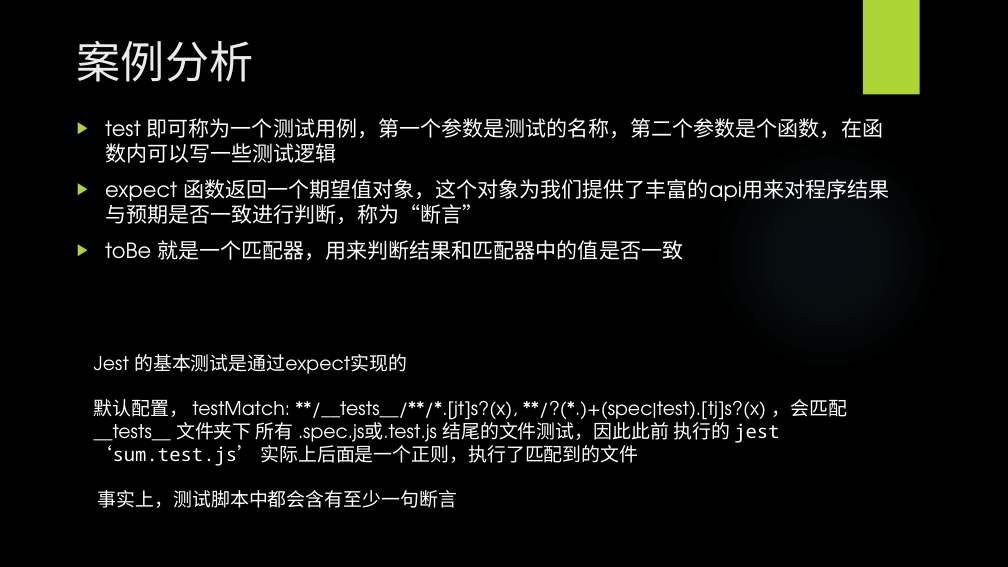
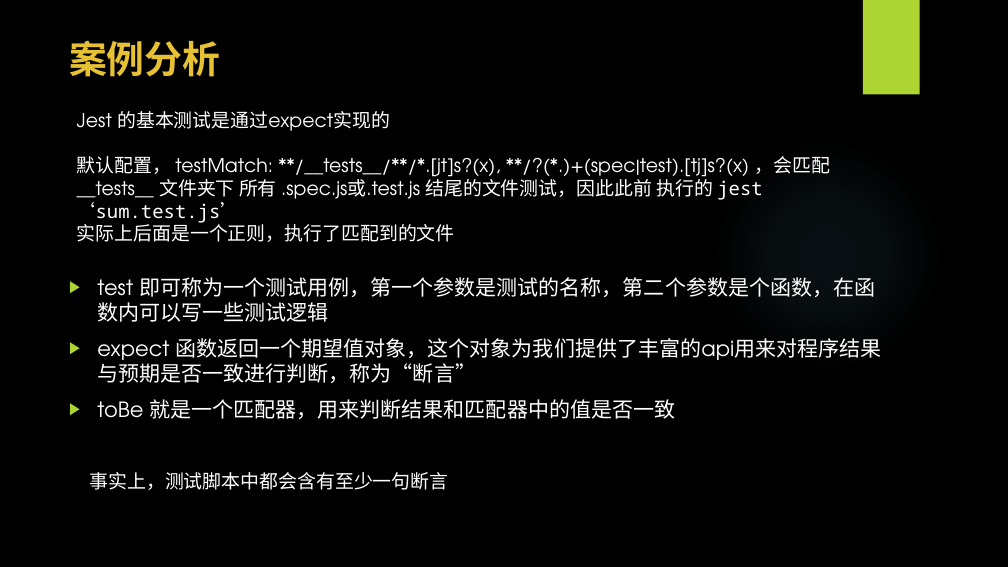
Before and after one commit to WangEbo/auto-test, a slide deck: slide 9 of 王博书的分享/自动化测试.pptx. Drawn at 1008x567 pixels with LibreOffice and Linux fonts; fonts in the diff are those of the drawing; background and template pictures are left out. Boxes give left, top, right and bottom in pixels: in the first picture for what was removed or moved away, otherwise in the second. Text is boxed around its words. In the diff, an @@ line names an element or a change of style, - is before the commit and + after.

```diff
--- a/王博书的分享/自动化测试.pptx
+++ b/王博书的分享/自动化测试.pptx
@@ text "案例分析": place and size @@
-text "案例分析" at [77, 41, 253, 82]
+text "案例分析" at [69, 40, 220, 77]
@@ text "案例分析" at [69, 40, 220, 77]: size 42 to 36 pt, font TeX Gyre Adventor to Noto Sans CJK SC, text colour #EBEBEB to #E6C133, bold on @@
@@ text added at [77, 111, 831, 242], 18 pt, text #FFFFFF @@
+Jest 的基本测试是通过expect实现的
+默认配置， testMatch: **/__tests__/**/*.[jt]s?(x), **/?(*.)+(spec|test).[tj]s?(x) ，会匹配
+__tests__ 文件夹下 所有 .spec.js或.test.js 结尾的文件测试，因此此前 执行的 jest ‘sum.test.js’
+实际上后面是一个正则，执行了匹配到的文件
@@ text "test 即可称为一个测试用例，第一个参数是测试的名称，第二个参数是个函数，在函数内可以写一些测试逻辑": place and size @@
-text "test 即可称为一个测试用例，第一个参数是测试的名称，第二个参数是个函数，在函数内可以写一些测试逻辑" at [105, 118, 889, 260]
+text "test 即可称为一个测试用例，第一个参数是测试的名称，第二个参数是个函数，在函数内可以写一些测试逻辑" at [97, 277, 881, 419]
@@ text at [94, 354, 848, 466]: paragraphs removed @@
-Jest 的基本测试是通过expect实现的
-默认配置， testMatch: **/__tests__/**/*.[jt]s?(x), **/?(*.)+(spec|test).[tj]s?(x) ，会匹配
-__tests__ 文件夹下 所有 .spec.js或.test.js 结尾的文件测试，因此此前 执行的 jest ‘sum.test.js’ 实际上后面是一个正则，执行了匹配到的文件
@@ text "事实上，测试脚本中都会含有至少一句断言": place and size @@
-text "事实上，测试脚本中都会含有至少一句断言" at [94, 354, 848, 508]
+text "事实上，测试脚本中都会含有至少一句断言" at [89, 472, 448, 490]
```
Also in this commit, not shown: 13 other slides changed, 3 slides added, 6 other files.
